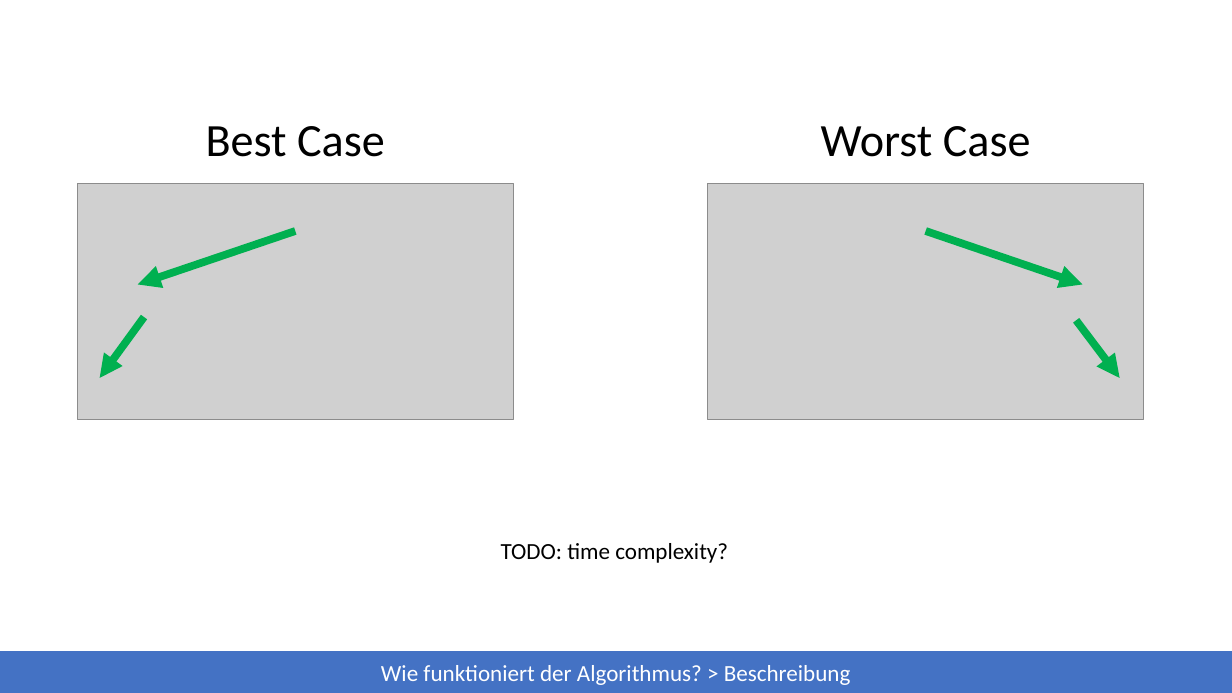
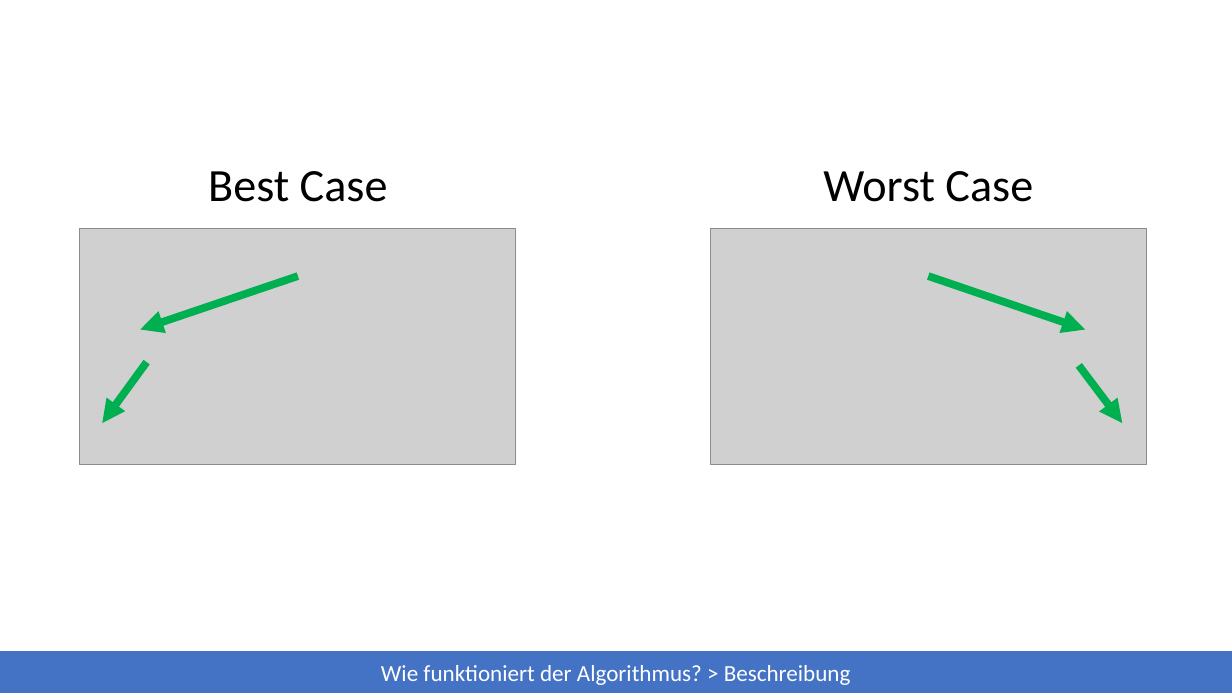
Before and after one commit to 7rebux/backtracking, a slide deck: slide 5 of _presentation/main.pptx. Drawn at 1232x693 pixels with LibreOffice and Linux fonts; fonts in the diff are those of the drawing; grey boxes stand for pictures. Boxes give left, top, right and bottom in pixels: in the first picture for what was removed or moved away, otherwise in the second. Text is boxed around its words. In the diff, an @@ line names an element or a change of style, - is before the commit and + after.

```diff
--- a/_presentation/main.pptx
+++ b/_presentation/main.pptx
@@ picture: place and size @@
-picture at bbox=[78, 184, 514, 420]
+picture at bbox=[79, 228, 516, 464]
@@ arrow moved from (296, 231) - (138, 285) to (298, 276) - (140, 330) @@
@@ 3 arrows, 2 texts, 1 picture: place and size @@
-3 arrows, 2 texts, 1 picture at bbox=[100, 126, 1144, 420]
+3 arrows, 2 texts, 1 picture at bbox=[103, 171, 1147, 464]
@@ text removed at bbox=[501, 543, 728, 563] @@
-TODO: time complexity?
```
Also in this commit, not shown: 2 other slides changed, 1 slide added, 1 other file.
